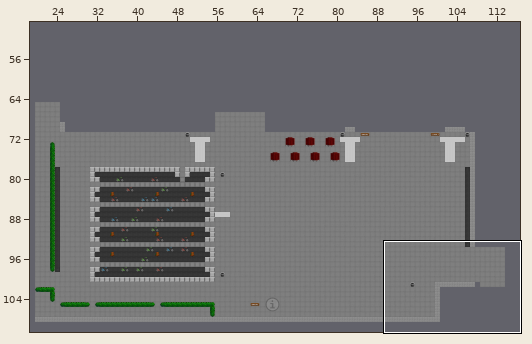
Two states of a Tiled map (JSON), maps/erba_inner_yard.json. Above: a wide view before the commit, with the close-up outlined.
Close-up. First the earlier version:
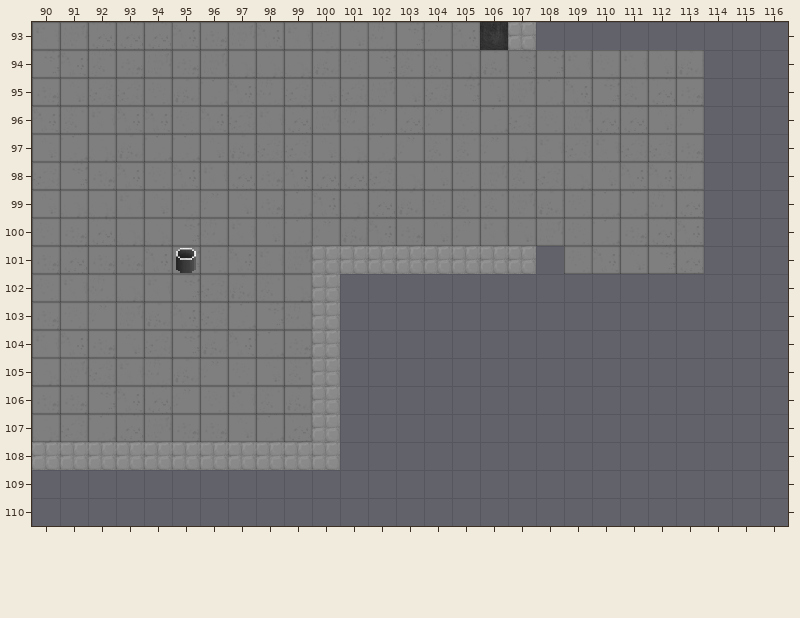
Cells are 32x32 px. Shown: x 90..116, y 93..110. The commit also changed other parts of the map, which this record leaves out.
And afterwards:
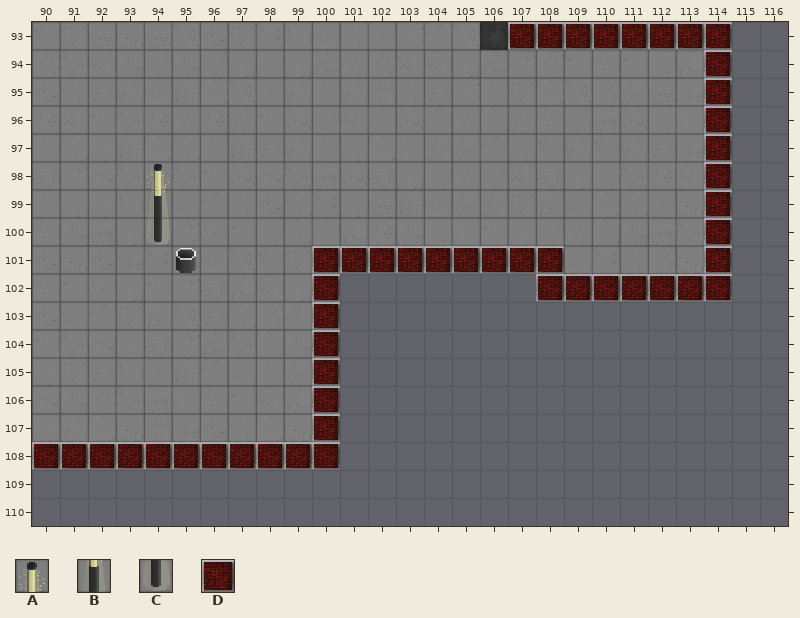
Key: from "erba_outdoor": A 23, B 31, C 39; from "outdoor": D 34.
_ is an empty cell.
Tiles of an added or newly shown layer are drawn over the layers below it.
See-through tiles are keyed as they look on the map.
Changes in this commit:
Changed rows in their new state; . is an unchanged cell.
Layer "buildings" (now shown):
first column x 90:
 93 .................DDDDDDDD
 94 ........................D
 95 ........................D
 96 ........................D
 97 ........................D
 98 ........................D
 99 ........................D
100 ........................D
101 ..........DDDDDDDDD.....D
102 ..........D.......DDDDDDD
103 ..........D..............
104 ..........D..............
105 ..........D..............
106 ..........D..............
107 ..........D..............
108 DDDDDDDDDDD..............
Layer "lanterns" (now shown):
first column x 94:
100 C
Layer "top" (now shown):
first column x 94:
 98 A
 99 B
